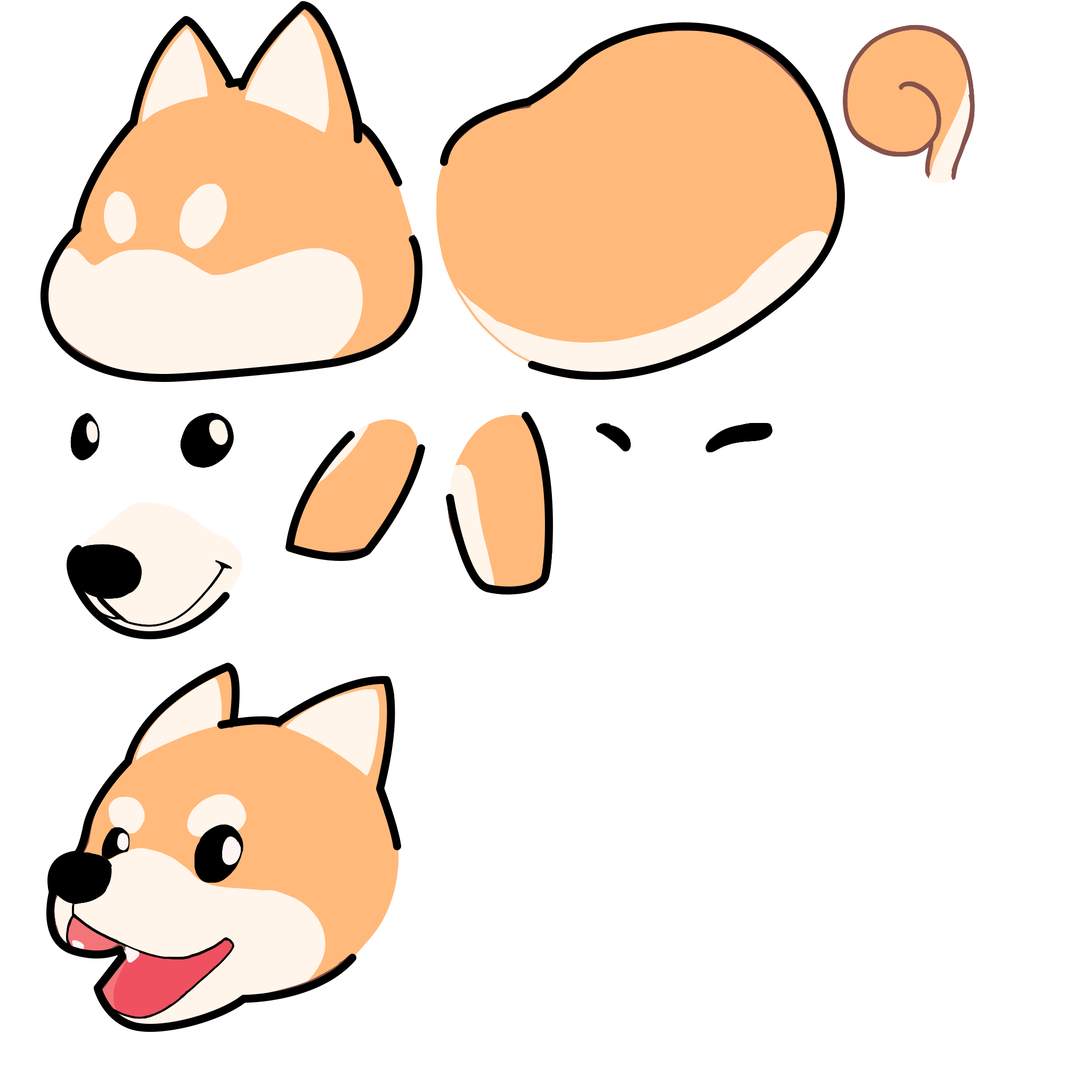
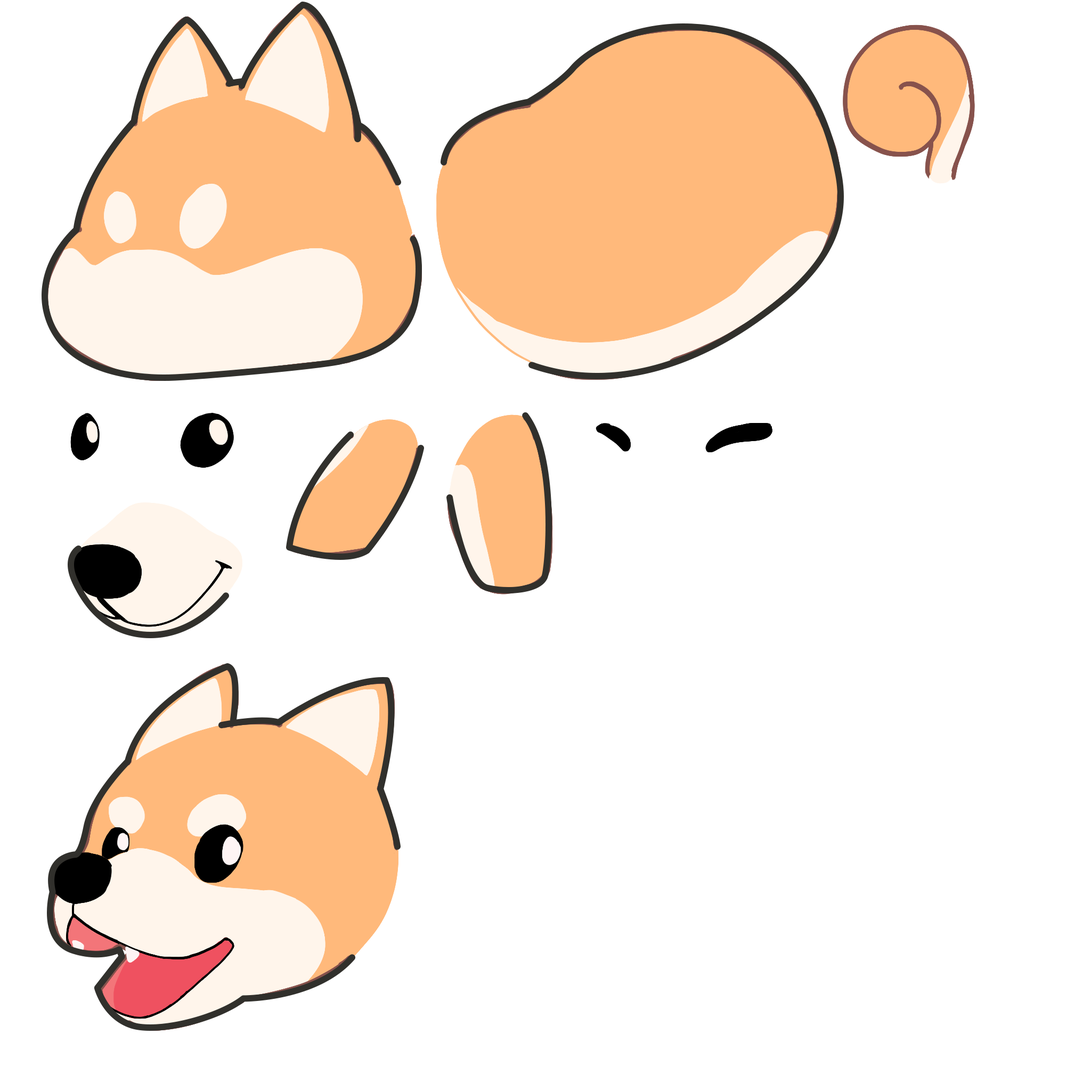
Layered file, before and after one edit (1091x1091). Changes by layer:
painted on "Shape 10" over [46, 663, 357, 1033]
painted on "Shape 9" over [217, 676, 402, 851]
painted on "Shape 8" over [66, 545, 230, 640]
painted on "Shape 2" over [285, 431, 426, 562]
painted on "Shape 7" over [351, 109, 363, 144]
painted on "Shape 6" over [40, 15, 423, 383]
painted on "Shape 5" over [224, 77, 247, 88]
painted on "Shape 4" over [238, 1, 403, 187]
painted on "Shape 1" over [446, 411, 554, 595]
painted on "Shape 3" over [440, 22, 846, 380]
